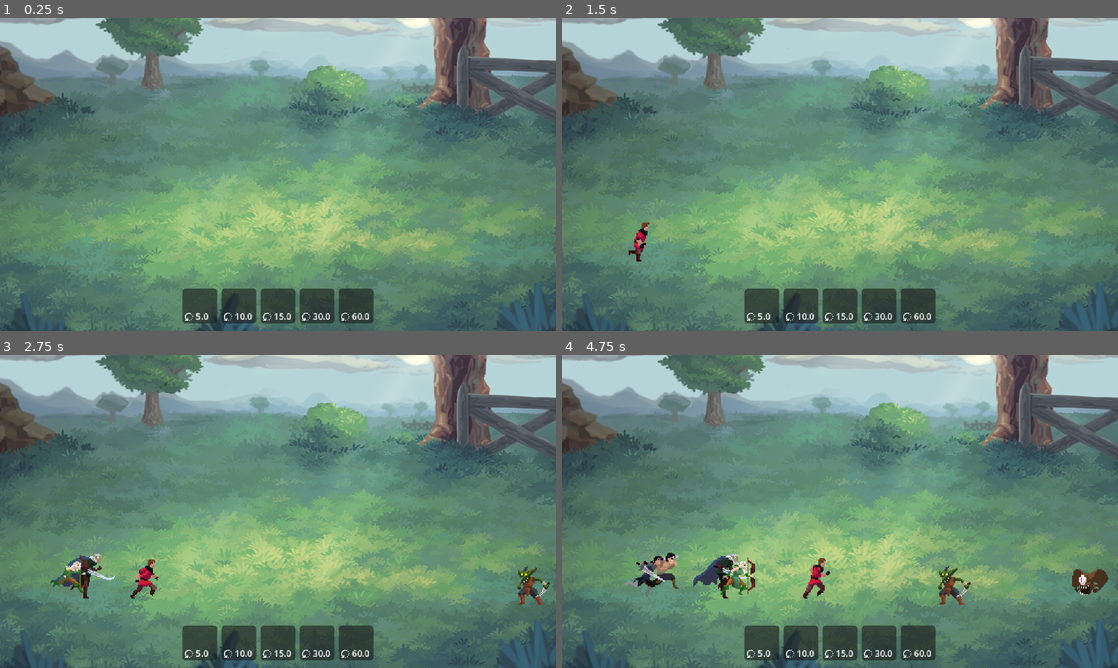
Above: before the commit, frames 1-4 (two rows, left to right).
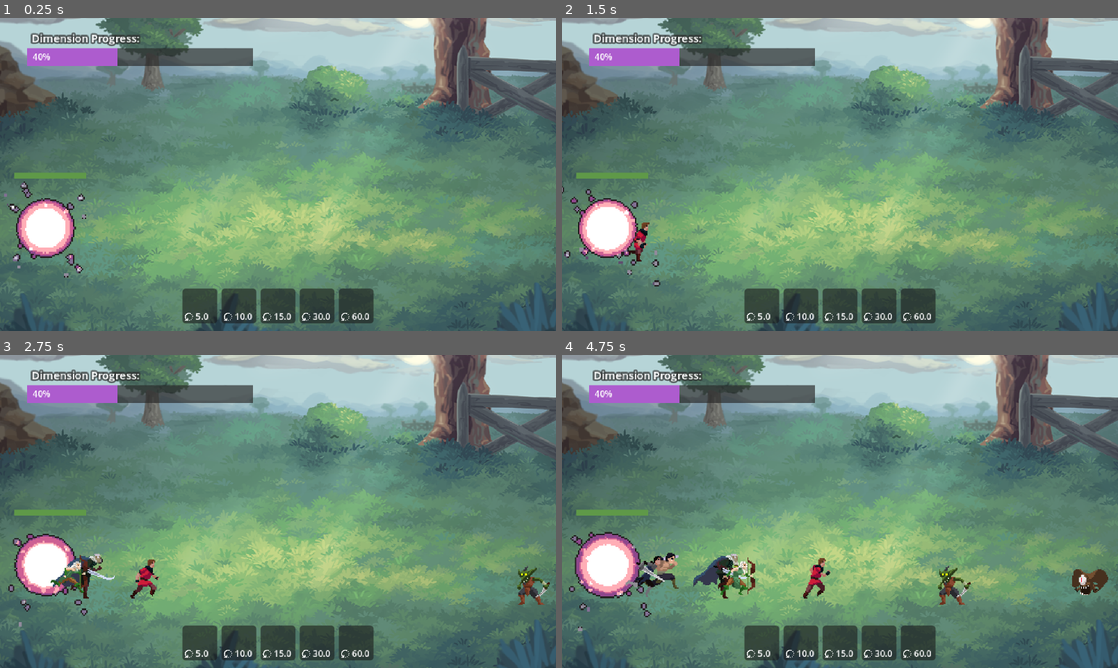
Above: after the commit, the same moments.

Repository: rockgem/finntalisker-dimension-wars
Game: Godot game, scene res://scenes/Main.tscn
Same seed, same stepped clock (60 frames per second), same inputs: the game is played once before the commit and once after it.
Inputs (mouse positions are in pixels of both pictures, inside the frame that each line leads up to):
- Up to frame 1 (0.25 s): no input
- Up to frame 2 (1.5 s): move the mouse to (762, 305) at 0.52 s; click (762, 305) at 0.67 s; move the mouse to (801, 305) at 1.27 s; click (801, 305) at 1.42 s
- Up to frame 3 (2.75 s): move the mouse to (278, 642) at 2.02 s; click (278, 642) at 2.17 s
- Up to frame 4 (4.75 s): move the mouse to (878, 642) at 2.77 s; click (878, 642) at 2.92 s; move the mouse to (917, 642) at 3.52 s; click (917, 642) at 3.67 s; move the mouse to (673, 464) at 4.27 s; click (673, 464) at 4.42 s

The runs differ from the first frame. In frame 1, 5.0% of the frame differs, in the area x 0-46%, y 4-83%; in frame 2, 5.0%; in frame 3, 4.9%; in frame 4, 5.3%, in the area x 1-46%, y 4-89%.

Commit message:
add portal

Diff:
--- a/globals/ManagerGame.gd
+++ b/globals/ManagerGame.gd
@@ -13,6 +13,8 @@
 
 var all_entities_data = {}
 
+var global_game_ref = null
+
 
 func _ready() -> void:
 	all_entities_data = get_data("res://reso/data/troops_data.json")
--- a/project.godot
+++ b/project.godot
@@ -47,6 +47,7 @@
 2d_physics/layer_3="EnemyCast"
 2d_physics/layer_4="PlayerArea"
 2d_physics/layer_5="EnemyArea"
+2d_physics/layer_6="PortalArea"
 
 [rendering]
 
--- a/scenes/Main.gd
+++ b/scenes/Main.gd
@@ -11,6 +11,8 @@
 var troops = []
 
 var money = 100
+var dimension_progress = 0.0
+var portal_hp = 100.0
 
 var player_spawn_position = Vector2(36, 204)
 
@@ -18,7 +20,13 @@
 func _ready() -> void:
 	ManagerGame.troop_clicked.connect(on_troop_clicked)
 
+	ManagerGame.global_game_ref = self
+
 	load_valid_troops()
+
+
+func _physics_process(delta: float) -> void:
+	$Portal/HP.value = portal_hp
 
 
 func load_valid_troops():
--- a/scenes/Main.tscn
+++ b/scenes/Main.tscn
@@ -1,9 +1,320 @@
-[gd_scene load_steps=5 format=3 uid="uid://d6bdm2tr3ba2"]
+[gd_scene load_steps=53 format=3 uid="uid://d6bdm2tr3ba2"]
 
 [ext_resource type="Script" uid="uid://cf3w4tlsink2p" path="res://scenes/Main.gd" id="1_elqb8"]
 [ext_resource type="Texture2D" uid="uid://cg0cekvm6clmc" path="res://art/fantasy/world/battleback10.png" id="3_c01mt"]
 [ext_resource type="PackedScene" uid="uid://ce0k681xxu2oe" path="res://actors/ui/TroopDisplay.tscn" id="3_rarhs"]
 [ext_resource type="Script" uid="uid://ds1qcu5hqwtdk" path="res://scenes/Ui.gd" id="3_vcsgt"]
+[ext_resource type="Texture2D" uid="uid://2rm6ov75d0kb" path="res://art/fx/portal/Portal_100x100px.png" id="5_vcsgt"]
+
+[sub_resource type="StyleBoxFlat" id="StyleBoxFlat_vcsgt"]
+bg_color = Color(0.156863, 0.156863, 0.156863, 0.670588)
+
+[sub_resource type="StyleBoxFlat" id="StyleBoxFlat_c01mt"]
+bg_color = Color(0.680235, 0.360549, 0.806713, 1)
+
+[sub_resource type="AtlasTexture" id="AtlasTexture_c01mt"]
+atlas = ExtResource("5_vcsgt")
+region = Rect2(0, 0, 100, 100)
+
+[sub_resource type="AtlasTexture" id="AtlasTexture_nxtc6"]
+atlas = ExtResource("5_vcsgt")
+region = Rect2(100, 0, 100, 100)
+
+[sub_resource type="AtlasTexture" id="AtlasTexture_jlsqs"]
+atlas = ExtResource("5_vcsgt")
+region = Rect2(200, 0, 100, 100)
+
+[sub_resource type="AtlasTexture" id="AtlasTexture_q8u5g"]
+atlas = ExtResource("5_vcsgt")
+region = Rect2(300, 0, 100, 100)
+
+[sub_resource type="AtlasTexture" id="AtlasTexture_lhr70"]
+atlas = ExtResource("5_vcsgt")
+region = Rect2(400, 0, 100, 100)
+
+[sub_resource type="AtlasTexture" id="AtlasTexture_wp0k4"]
+atlas = ExtResource("5_vcsgt")
+region = Rect2(500, 0, 100, 100)
+
+[sub_resource type="AtlasTexture" id="AtlasTexture_bjd11"]
+atlas = ExtResource("5_vcsgt")
+region = Rect2(600, 0, 100, 100)
+
+[sub_resource type="AtlasTexture" id="AtlasTexture_qmy6f"]
+atlas = ExtResource("5_vcsgt")
+region = Rect2(0, 100, 100, 100)
+
+[sub_resource type="AtlasTexture" id="AtlasTexture_mwfav"]
+atlas = ExtResource("5_vcsgt")
+region = Rect2(100, 100, 100, 100)
+
+[sub_resource type="AtlasTexture" id="AtlasTexture_3p2gp"]
+atlas = ExtResource("5_vcsgt")
+region = Rect2(200, 100, 100, 100)
+
+[sub_resource type="AtlasTexture" id="AtlasTexture_cvmbd"]
+atlas = ExtResource("5_vcsgt")
+region = Rect2(300, 100, 100, 100)
+
+[sub_resource type="AtlasTexture" id="AtlasTexture_ft6cd"]
+atlas = ExtResource("5_vcsgt")
+region = Rect2(400, 100, 100, 100)
+
+[sub_resource type="AtlasTexture" id="AtlasTexture_bb450"]
+atlas = ExtResource("5_vcsgt")
+region = Rect2(500, 100, 100, 100)
+
+[sub_resource type="AtlasTexture" id="AtlasTexture_nfivy"]
+atlas = ExtResource("5_vcsgt")
+region = Rect2(600, 100, 100, 100)
+
+[sub_resource type="AtlasTexture" id="AtlasTexture_1nqs0"]
+atlas = ExtResource("5_vcsgt")
+region = Rect2(0, 200, 100, 100)
+
+[sub_resource type="AtlasTexture" id="AtlasTexture_1iba3"]
+atlas = ExtResource("5_vcsgt")
+region = Rect2(100, 200, 100, 100)
+
+[sub_resource type="AtlasTexture" id="AtlasTexture_yxlcp"]
+atlas = ExtResource("5_vcsgt")
+region = Rect2(200, 200, 100, 100)
+
+[sub_resource type="AtlasTexture" id="AtlasTexture_ebg2g"]
+atlas = ExtResource("5_vcsgt")
+region = Rect2(300, 200, 100, 100)
+
+[sub_resource type="AtlasTexture" id="AtlasTexture_2ofn6"]
+atlas = ExtResource("5_vcsgt")
+region = Rect2(400, 200, 100, 100)
+
+[sub_resource type="AtlasTexture" id="AtlasTexture_xa025"]
+atlas = ExtResource("5_vcsgt")
+region = Rect2(500, 200, 100, 100)
+
+[sub_resource type="AtlasTexture" id="AtlasTexture_36rkl"]
+atlas = ExtResource("5_vcsgt")
+region = Rect2(600, 200, 100, 100)
+
+[sub_resource type="AtlasTexture" id="AtlasTexture_fs0b5"]
+atlas = ExtResource("5_vcsgt")
+region = Rect2(0, 300, 100, 100)
+
+[sub_resource type="AtlasTexture" id="AtlasTexture_ma7h6"]
+atlas = ExtResource("5_vcsgt")
+region = Rect2(100, 300, 100, 100)
+
+[sub_resource type="AtlasTexture" id="AtlasTexture_e2s0e"]
+atlas = ExtResource("5_vcsgt")
+region = Rect2(200, 300, 100, 100)
+
+[sub_resource type="AtlasTexture" id="AtlasTexture_gsxep"]
+atlas = ExtResource("5_vcsgt")
+region = Rect2(300, 300, 100, 100)
+
+[sub_resource type="AtlasTexture" id="AtlasTexture_v0vrg"]
+atlas = ExtResource("5_vcsgt")
+region = Rect2(400, 300, 100, 100)
+
+[sub_resource type="AtlasTexture" id="AtlasTexture_dg70y"]
+atlas = ExtResource("5_vcsgt")
+region = Rect2(500, 300, 100, 100)
+
+[sub_resource type="AtlasTexture" id="AtlasTexture_pnhog"]
+atlas = ExtResource("5_vcsgt")
+region = Rect2(600, 300, 100, 100)
+
+[sub_resource type="AtlasTexture" id="AtlasTexture_2c4at"]
+atlas = ExtResource("5_vcsgt")
+region = Rect2(0, 400, 100, 100)
+
+[sub_resource type="AtlasTexture" id="AtlasTexture_g6wdg"]
+atlas = ExtResource("5_vcsgt")
+region = Rect2(100, 400, 100, 100)
+
+[sub_resource type="AtlasTexture" id="AtlasTexture_hq6as"]
+atlas = ExtResource("5_vcsgt")
+region = Rect2(200, 400, 100, 100)
+
+[sub_resource type="AtlasTexture" id="AtlasTexture_kxyth"]
+atlas = ExtResource("5_vcsgt")
+region = Rect2(300, 400, 100, 100)
+
+[sub_resource type="AtlasTexture" id="AtlasTexture_cobve"]
+atlas = ExtResource("5_vcsgt")
+region = Rect2(400, 400, 100, 100)
+
+[sub_resource type="AtlasTexture" id="AtlasTexture_cmqll"]
+atlas = ExtResource("5_vcsgt")
+region = Rect2(500, 400, 100, 100)
+
+[sub_resource type="AtlasTexture" id="AtlasTexture_8cp6k"]
+atlas = ExtResource("5_vcsgt")
+region = Rect2(600, 400, 100, 100)
+
+[sub_resource type="AtlasTexture" id="AtlasTexture_8b871"]
+atlas = ExtResource("5_vcsgt")
+region = Rect2(0, 500, 100, 100)
+
+[sub_resource type="AtlasTexture" id="AtlasTexture_pdwbg"]
+atlas = ExtResource("5_vcsgt")
+region = Rect2(100, 500, 100, 100)
+
+[sub_resource type="AtlasTexture" id="AtlasTexture_5grtr"]
+atlas = ExtResource("5_vcsgt")
+region = Rect2(200, 500, 100, 100)
+
+[sub_resource type="AtlasTexture" id="AtlasTexture_vua0o"]
+atlas = ExtResource("5_vcsgt")
+region = Rect2(300, 500, 100, 100)
+
+[sub_resource type="AtlasTexture" id="AtlasTexture_t70y2"]
+atlas = ExtResource("5_vcsgt")
+region = Rect2(400, 500, 100, 100)
+
+[sub_resource type="AtlasTexture" id="AtlasTexture_8gny2"]
+atlas = ExtResource("5_vcsgt")
+region = Rect2(500, 500, 100, 100)
+
+[sub_resource type="SpriteFrames" id="SpriteFrames_s3wmy"]
+animations = [{
+"frames": [{
+"duration": 1.0,
+"texture": SubResource("AtlasTexture_c01mt")
+}, {
+"duration": 1.0,
+"texture": SubResource("AtlasTexture_nxtc6")
+}, {
+"duration": 1.0,
+"texture": SubResource("AtlasTexture_jlsqs")
+}, {
+"duration": 1.0,
+"texture": SubResource("AtlasTexture_q8u5g")
+}, {
+"duration": 1.0,
+"texture": SubResource("AtlasTexture_lhr70")
+}, {
+"duration": 1.0,
+"texture": SubResource("AtlasTexture_wp0k4")
+}, {
+"duration": 1.0,
+"texture": SubResource("AtlasTexture_bjd11")
+}, {
+"duration": 1.0,
+"texture": SubResource("AtlasTexture_qmy6f")
+}, {
+"duration": 1.0,
+"texture": SubResource("AtlasTexture_mwfav")
+}, {
+"duration": 1.0,
+"texture": SubResource("AtlasTexture_3p2gp")
+}, {
+"duration": 1.0,
+"texture": SubResource("AtlasTexture_cvmbd")
+}, {
+"duration": 1.0,
+"texture": SubResource("AtlasTexture_ft6cd")
+}, {
+"duration": 1.0,
+"texture": SubResource("AtlasTexture_bb450")
+}, {
+"duration": 1.0,
+"texture": SubResource("AtlasTexture_nfivy")
+}, {
+"duration": 1.0,
+"texture": SubResource("AtlasTexture_1nqs0")
+}, {
+"duration": 1.0,
+"texture": SubResource("AtlasTexture_1iba3")
+}, {
+"duration": 1.0,
+"texture": SubResource("AtlasTexture_yxlcp")
+}, {
+"duration": 1.0,
+"texture": SubResource("AtlasTexture_ebg2g")
+}, {
+"duration": 1.0,
+"texture": SubResource("AtlasTexture_2ofn6")
+}, {
+"duration": 1.0,
+"texture": SubResource("AtlasTexture_xa025")
+}, {
+"duration": 1.0,
+"texture": SubResource("AtlasTexture_36rkl")
+}, {
+"duration": 1.0,
+"texture": SubResource("AtlasTexture_fs0b5")
+}, {
+"duration": 1.0,
+"texture": SubResource("AtlasTexture_ma7h6")
+}, {
+"duration": 1.0,
+"texture": SubResource("AtlasTexture_e2s0e")
+}, {
+"duration": 1.0,
+"texture": SubResource("AtlasTexture_gsxep")
+}, {
+"duration": 1.0,
+"texture": SubResource("AtlasTexture_v0vrg")
+}, {
+"duration": 1.0,
+"texture": SubResource("AtlasTexture_dg70y")
+}, {
+"duration": 1.0,
+"texture": SubResource("AtlasTexture_pnhog")
+}, {
+"duration": 1.0,
+"texture": SubResource("AtlasTexture_2c4at")
+}, {
+"duration": 1.0,
+"texture": SubResource("AtlasTexture_g6wdg")
+}, {
+"duration": 1.0,
+"texture": SubResource("AtlasTexture_hq6as")
+}, {
+"duration": 1.0,
+"texture": SubResource("AtlasTexture_kxyth")
+}, {
+"duration": 1.0,
+"texture": SubResource("AtlasTexture_cobve")
+}, {
+"duration": 1.0,
+"texture": SubResource("AtlasTexture_cmqll")
+}, {
+"duration": 1.0,
+"texture": SubResource("AtlasTexture_8cp6k")
+}, {
+"duration": 1.0,
+"texture": SubResource("AtlasTexture_8b871")
+}, {
+"duration": 1.0,
+"texture": SubResource("AtlasTexture_pdwbg")
+}, {
+"duration": 1.0,
+"texture": SubResource("AtlasTexture_5grtr")
+}, {
+"duration": 1.0,
+"texture": SubResource("AtlasTexture_vua0o")
+}, {
+"duration": 1.0,
+"texture": SubResource("AtlasTexture_t70y2")
+}, {
+"duration": 1.0,
+"texture": SubResource("AtlasTexture_8gny2")
+}],
+"loop": true,
+"name": &"default",
+"speed": 40.0
+}]
+
+[sub_resource type="StyleBoxFlat" id="StyleBoxFlat_nxtc6"]
+bg_color = Color(0.235294, 0.235294, 0.235294, 0.639216)
+
+[sub_resource type="StyleBoxFlat" id="StyleBoxFlat_jlsqs"]
+bg_color = Color(0.371437, 0.59925, 0.280427, 1)
+
+[sub_resource type="CircleShape2D" id="CircleShape2D_vcsgt"]
+radius = 18.8962
 
 [node name="Main" type="Node2D"]
 script = ExtResource("1_elqb8")
@@ -58,7 +369,76 @@
 [node name="TroopDisplay5" parent="UI/TroopDisplayBox" instance=ExtResource("3_rarhs")]
 layout_mode = 2
 
+[node name="DimensionProgress" type="ProgressBar" parent="UI"]
+offset_left = 25.0
+offset_top = 28.0
+offset_right = 233.0
+offset_bottom = 44.0
+theme_override_styles/background = SubResource("StyleBoxFlat_vcsgt")
+theme_override_styles/fill = SubResource("StyleBoxFlat_c01mt")
+value = 40.0
+show_percentage = false
+
+[node name="Portal" type="AnimatedSprite2D" parent="UI/DimensionProgress"]
+visible = false
+position = Vector2(-25, 4)
+sprite_frames = SubResource("SpriteFrames_s3wmy")
+autoplay = "default"
+frame_progress = 0.611899
+
+[node name="Label" type="Label" parent="UI/DimensionProgress"]
+layout_mode = 0
+offset_left = 4.0
+offset_top = -17.0
+offset_right = 163.0
+offset_bottom = -3.0
+theme_override_colors/font_outline_color = Color(0.188235, 0.188235, 0.188235, 0.686275)
+theme_override_constants/outline_size = 6
+theme_override_font_sizes/font_size = 10
+text = "Dimension Progress:"
+
+[node name="Label2" type="Label" parent="UI/DimensionProgress"]
+layout_mode = 1
+anchors_preset = 4
+anchor_top = 0.5
+anchor_bottom = 0.5
+offset_left = 5.0
+offset_top = -6.0
+offset_right = 45.0
+offset_bottom = 6.0
+grow_vertical = 2
+theme_override_font_sizes/font_size = 8
+text = "40%"
+
 [node name="EnemySpawnTimer" type="Timer" parent="."]
 autostart = true
 
+[node name="Portal" type="AnimatedSprite2D" parent="."]
+position = Vector2(45, 196)
+scale = Vector2(1.38, 1.38)
+sprite_frames = SubResource("SpriteFrames_s3wmy")
+autoplay = "default"
+frame_progress = 0.954836
+
+[node name="HP" type="ProgressBar" parent="Portal"]
+anchors_preset = 5
+anchor_left = 0.5
+anchor_right = 0.5
+offset_left = -73.0
+offset_top = -39.0
+offset_right = -25.0
+offset_bottom = -35.0
+grow_horizontal = 2
+theme_override_styles/background = SubResource("StyleBoxFlat_nxtc6")
+theme_override_styles/fill = SubResource("StyleBoxFlat_jlsqs")
+value = 40.0
+show_percentage = false
+
+[node name="Area2D" type="Area2D" parent="Portal"]
+collision_layer = 32
+collision_mask = 0
+
+[node name="CollisionShape2D" type="CollisionShape2D" parent="Portal/Area2D"]
+shape = SubResource("CircleShape2D_vcsgt")
+
 [connection signal="timeout" from="EnemySpawnTimer" to="." method="_on_enemy_spawn_timer_timeout"]
Binary file added: art/fx/portal/Portal_100x100px.png
Not shown, added: art/fx/portal/Portal_100x100px.png.import
